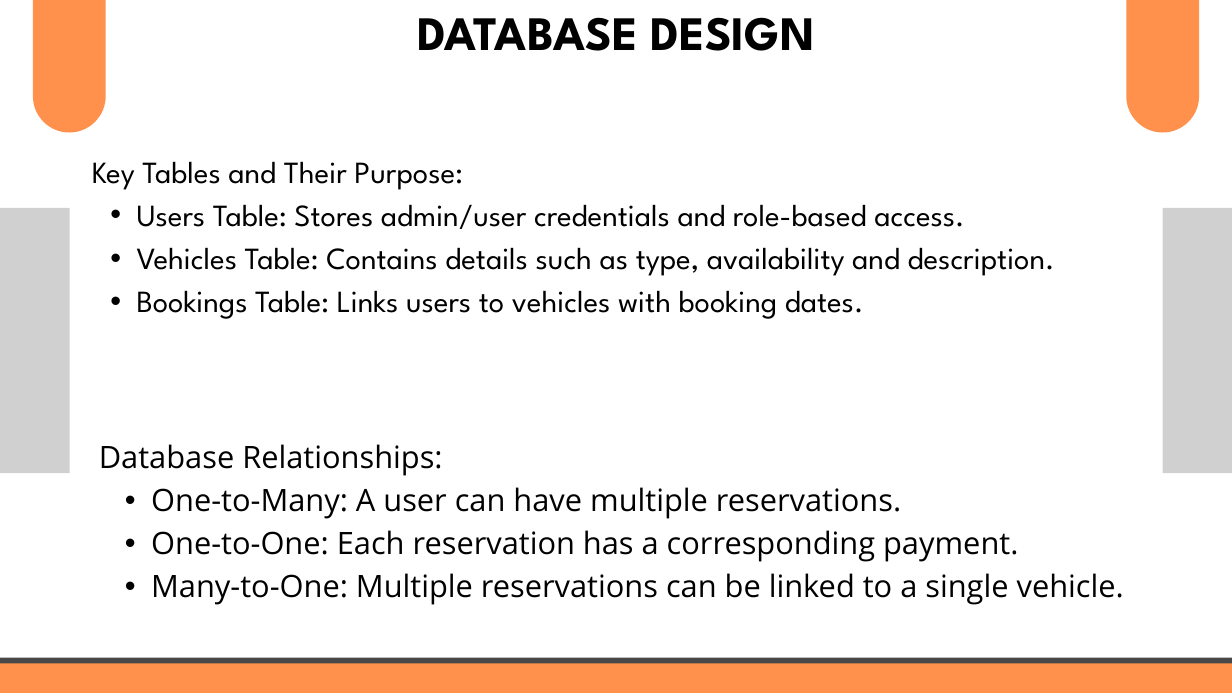
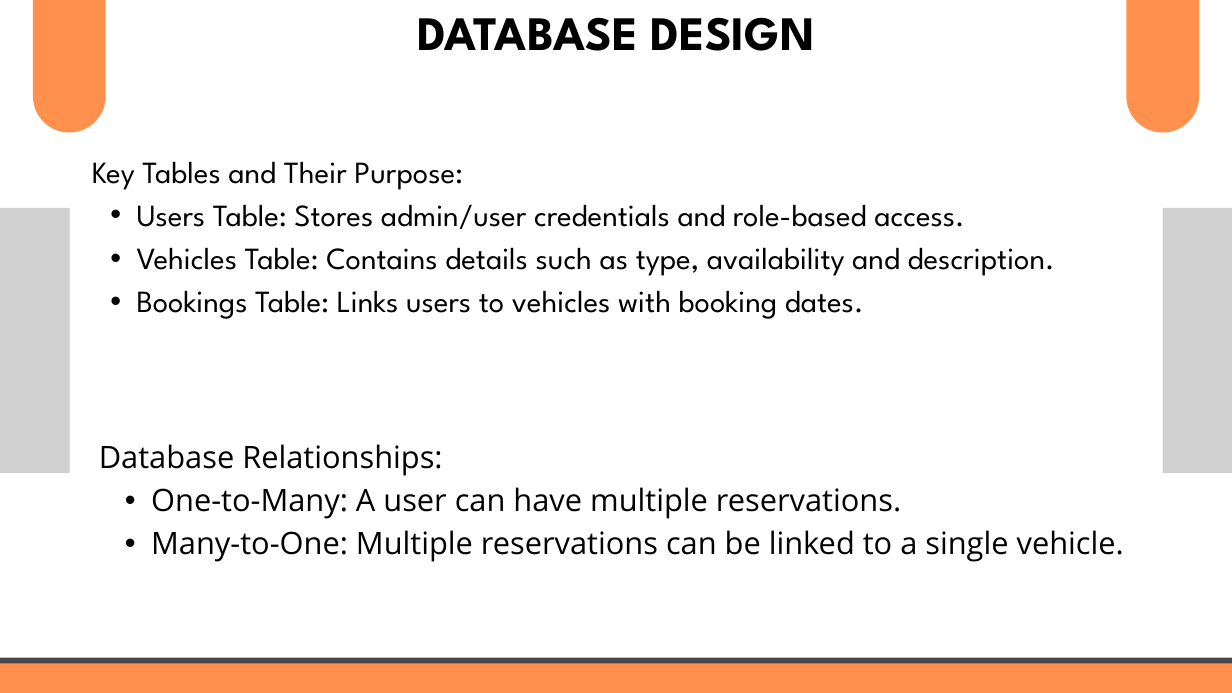
Before and after one commit to Ashishdode/Vehicle-Rental-System, a slide deck: slide 5 of RentEase.pptx. Drawn at 1232x693 pixels with LibreOffice and Linux fonts; fonts in the diff are those of the drawing; grey boxes stand for pictures. Boxes give left, top, right and bottom in pixels: in the first picture for what was removed or moved away, otherwise in the second. Text is boxed around its words. In the diff, an @@ line names an element or a change of style, - is before the commit and + after.

```diff
--- a/RentEase.pptx
+++ b/RentEase.pptx
@@ text at bbox=[151, 530, 1018, 562]: paragraph removed @@
-  • One-to-One: Each reservation has a corresponding payment.
```
Also in this commit, not shown: 1 other slide changed, 1 slide removed, 2 other files.
